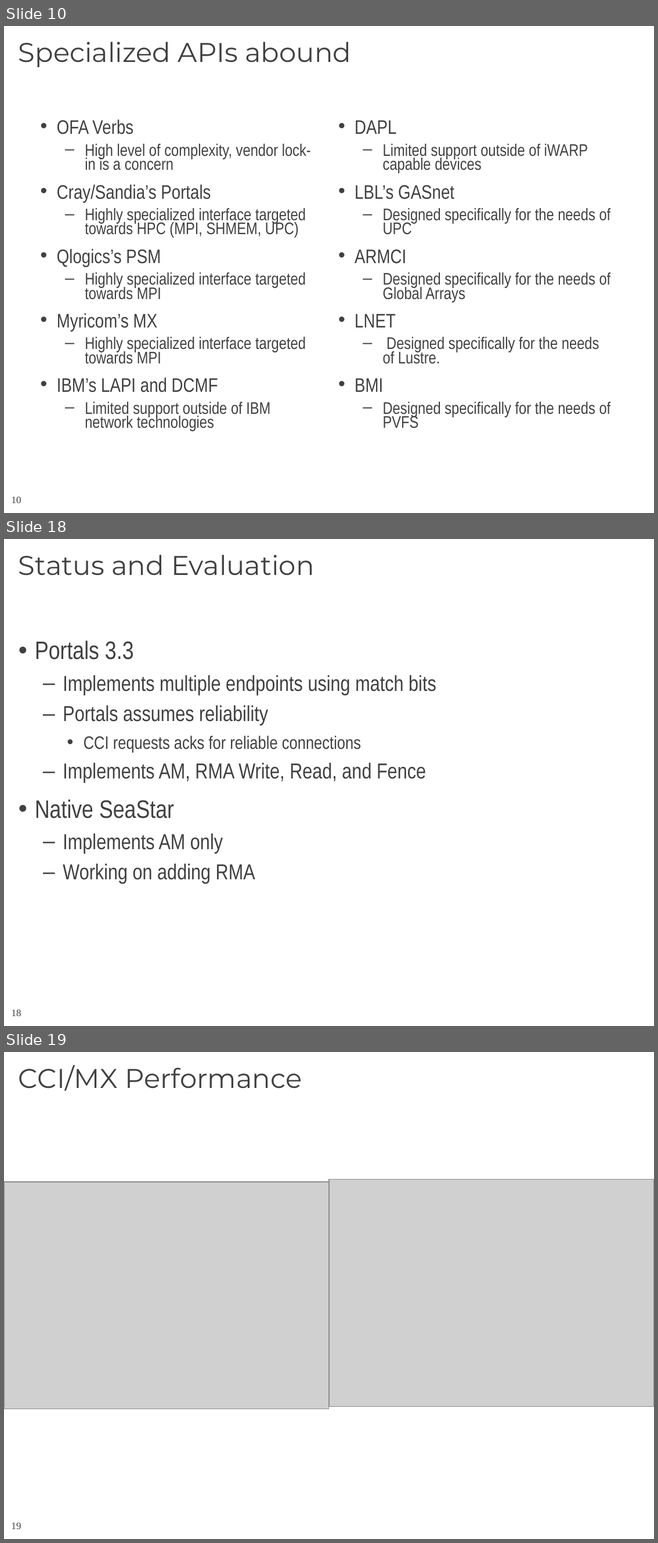
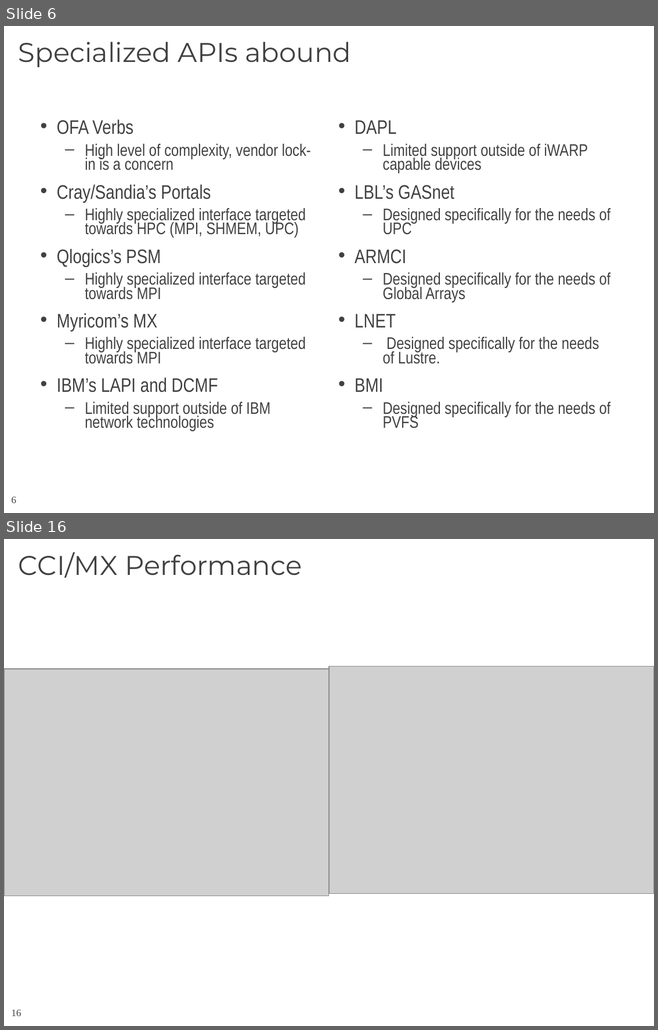
Before and after one commit to CCI/pub, a slide deck: slides/HotI-2011/2011-HotI-CCI-OLCF.pptx. Shown one above the other, each under a label of ours: slides 10, 18 and 19 before the commit, slides 6 and 16 after it; the slides between them are not shown. The pictures are 658x1543 and 658x1030 pixels, drawn with LibreOffice and Linux fonts; fonts in the diff are those of the drawing; grey boxes stand for pictures; background and template pictures are left out. Boxes give left, top, right and bottom in pixels: in the first picture for what was removed or moved away, otherwise in the second. Text is boxed around its words. In the diff, an @@ line names an element or a change of style, - is before the commit and + after.

```diff
--- a/slides/HotI-2011/2011-HotI-CCI-OLCF.pptx
+++ b/slides/HotI-2011/2011-HotI-CCI-OLCF.pptx
@@ slide 18 removed at (x1=4, y1=539, x2=654, y2=1026), background #FFFFFF; not listed: 1 template element that a slide beside it also shows @@
@@ title removed at (x1=18, y1=555, x2=314, y2=576) @@
-Status and Evaluation
@@ text removed at (x1=35, y1=641, x2=436, y2=884) @@
-• Portals 3.3
-  – Implements multiple endpoints using match bits
-  – Portals assumes reliability
-    • CCI requests acks for reliable connections
-  – Implements AM, RMA Write, Read, and Fence
-• Native SeaStar
-  – Implements AM only
-  – Working on adding RMA
@@ what was slide 10 is now slide 6 @@
@@ page number at (x1=12, y1=496, x2=17, y2=503): text changed @@
-10
+6
@@ what was slide 19 is now slide 16 @@
@@ page number at (x1=12, y1=1009, x2=21, y2=1016): text changed @@
-19
+16
```
Also in this commit, not shown: 9 slides changed, 2 slides added, 2 other slides removed.
